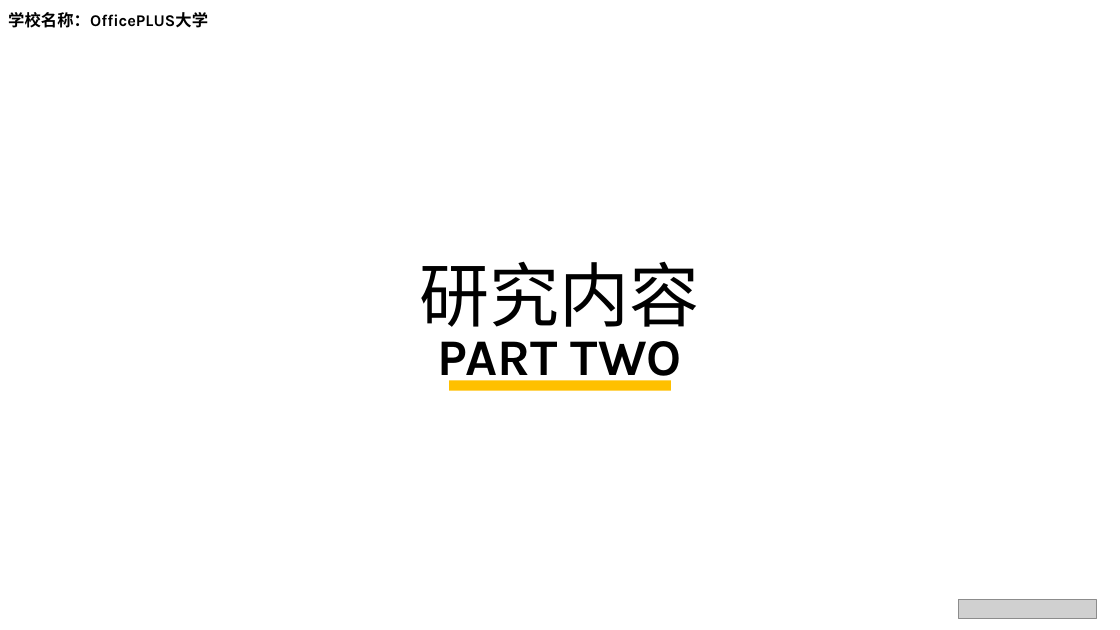
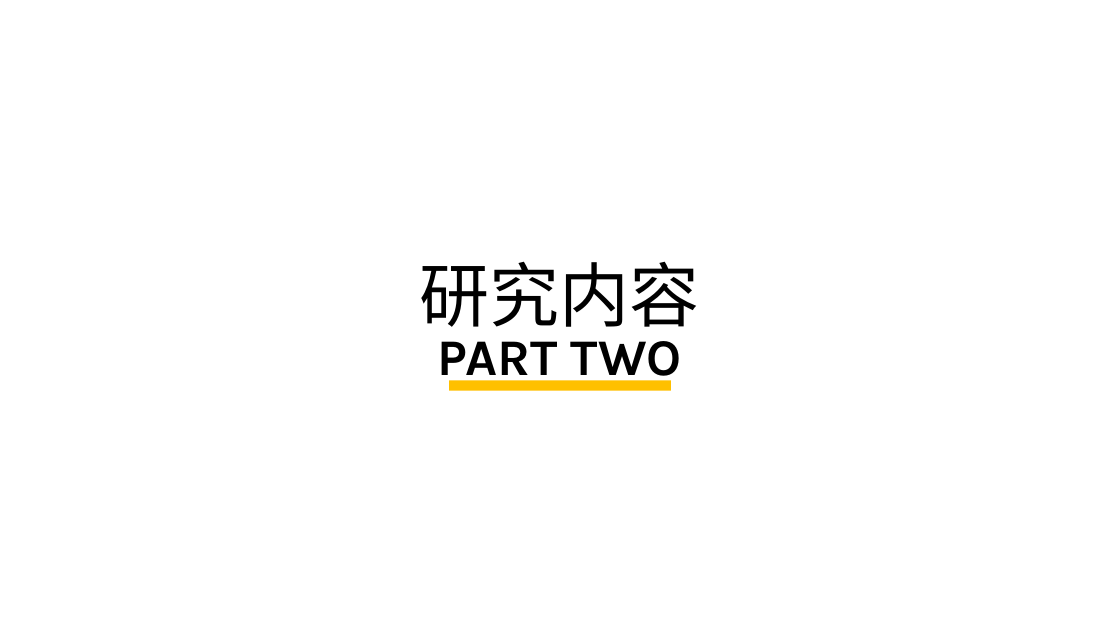
Before and after one commit to sunfiyes/File, a slide deck: slide 7 of 开题/开题答辩.pptx. Drawn at 1120x630 pixels with LibreOffice and Linux fonts; fonts in the diff are those of the drawing; grey boxes stand for pictures; background and template pictures are left out. Boxes give left, top, right and bottom in pixels: in the first picture for what was removed or moved away, otherwise in the second. Text is boxed around its words. In the diff, an @@ line names an element or a change of style, - is before the commit and + after.

```diff
--- a/开题/开题答辩.pptx
+++ b/开题/开题答辩.pptx
@@ text removed at [8, 12, 208, 28] @@
-学校名称：OfficePLUS大学
@@ picture removed at [959, 600, 1096, 618] @@
```
Also in this commit, not shown: 7 other slides changed, 22 slides added, 14 slides removed, 1 other file.
